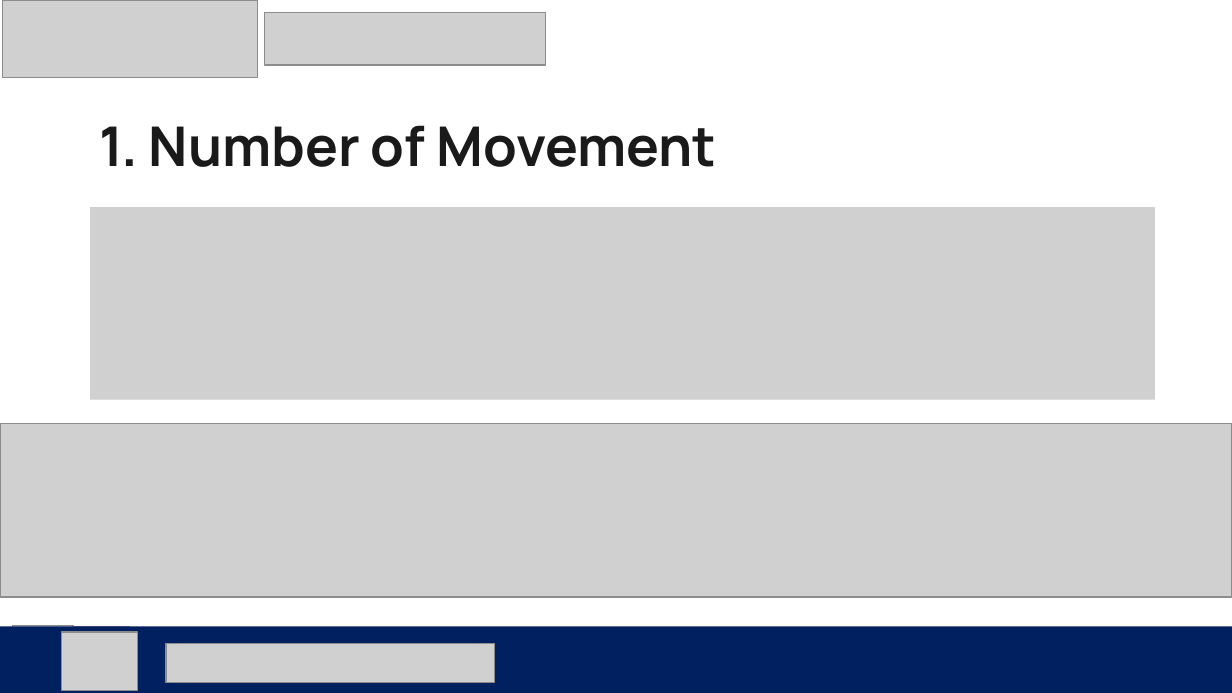
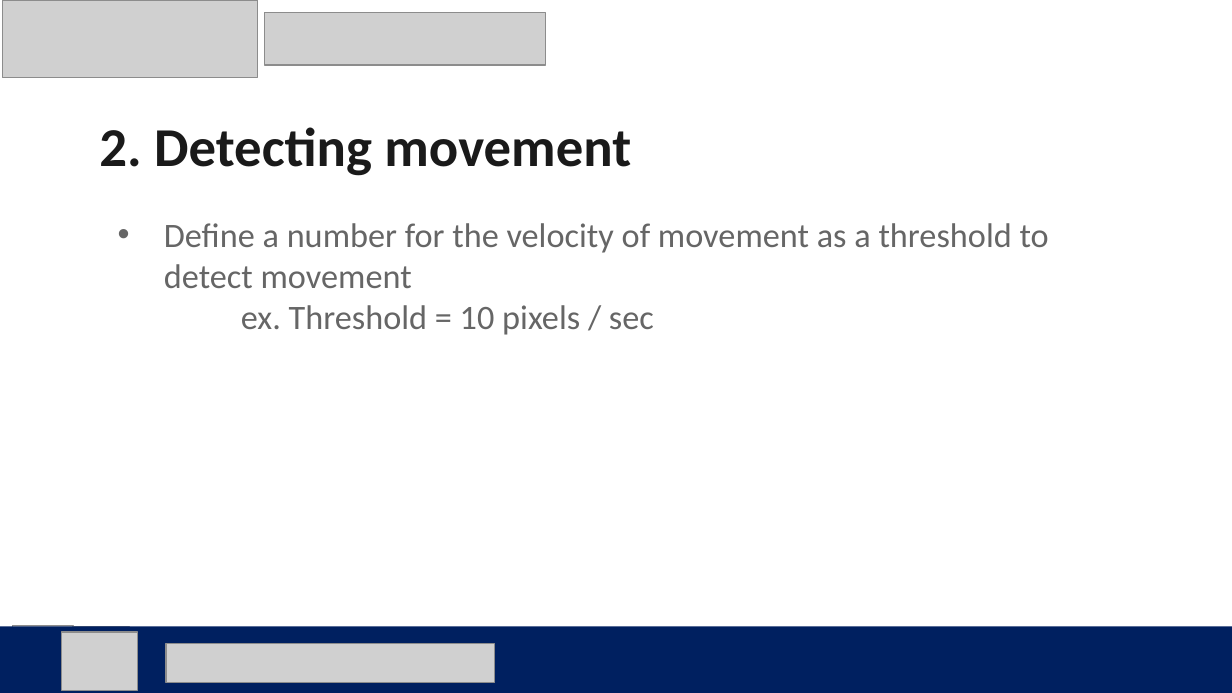
Before and after one commit to buyanyun/video-analysis-testing, a slide deck: slide 6 of step3_analysis.pptx (slide 4 before the commit). Drawn at 1232x693 pixels with LibreOffice and Linux fonts; fonts in the diff are those of the drawing; grey boxes stand for pictures. Boxes give left, top, right and bottom in pixels: in the first picture for what was removed or moved away, otherwise in the second. Text is boxed around its words. In the diff, an @@ line names an element or a change of style, - is before the commit and + after.

Commit message:
update ppt and figure

```diff
--- a/step3_analysis.pptx
+++ b/step3_analysis.pptx
@@ text at (99,127,631,176): text changed; font Manrope to Calibri @@
-1. Number of Movement
+2. Detecting movement
@@ picture removed at (90,207,1154,399) @@
@@ text added at (164,223,1049,335), 20 pt, text #666666 @@
+          • Define a number for the velocity of movement as a threshold to detect movement
+          ex. Threshold = 10 pixels / sec
@@ picture removed at (0,424,1232,598) @@
```
Also in this commit, not shown: 5 other slides changed, 8 slides added, 14 slides removed, 2 other files.
